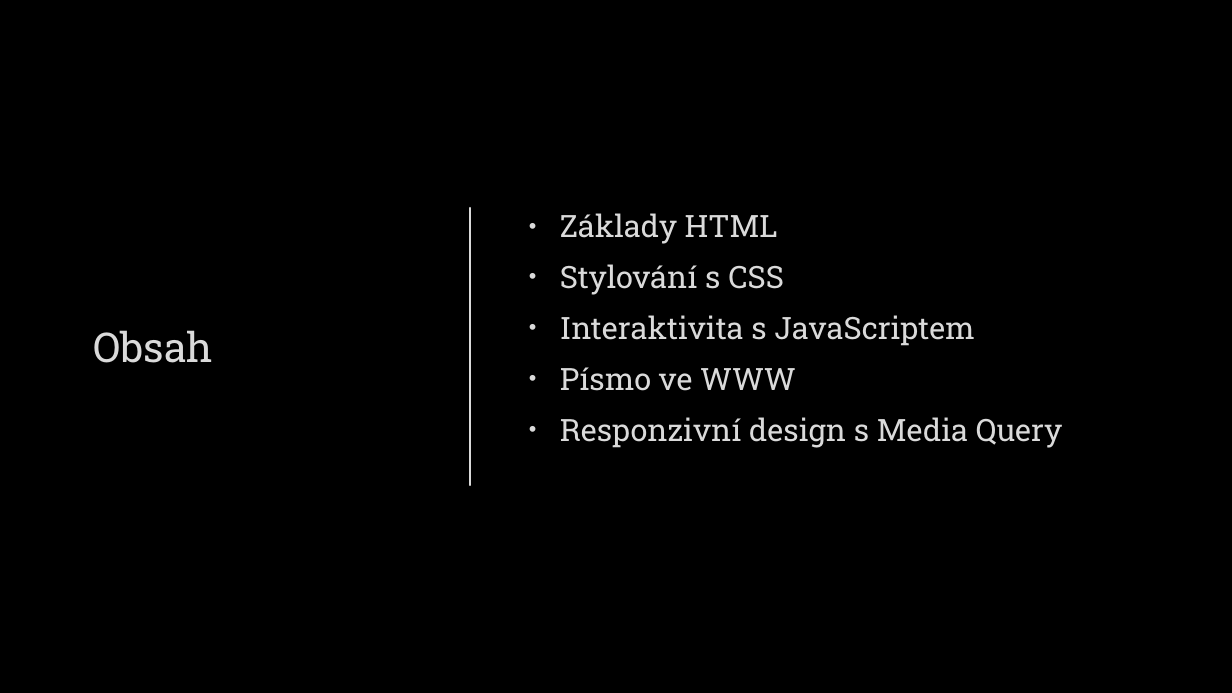
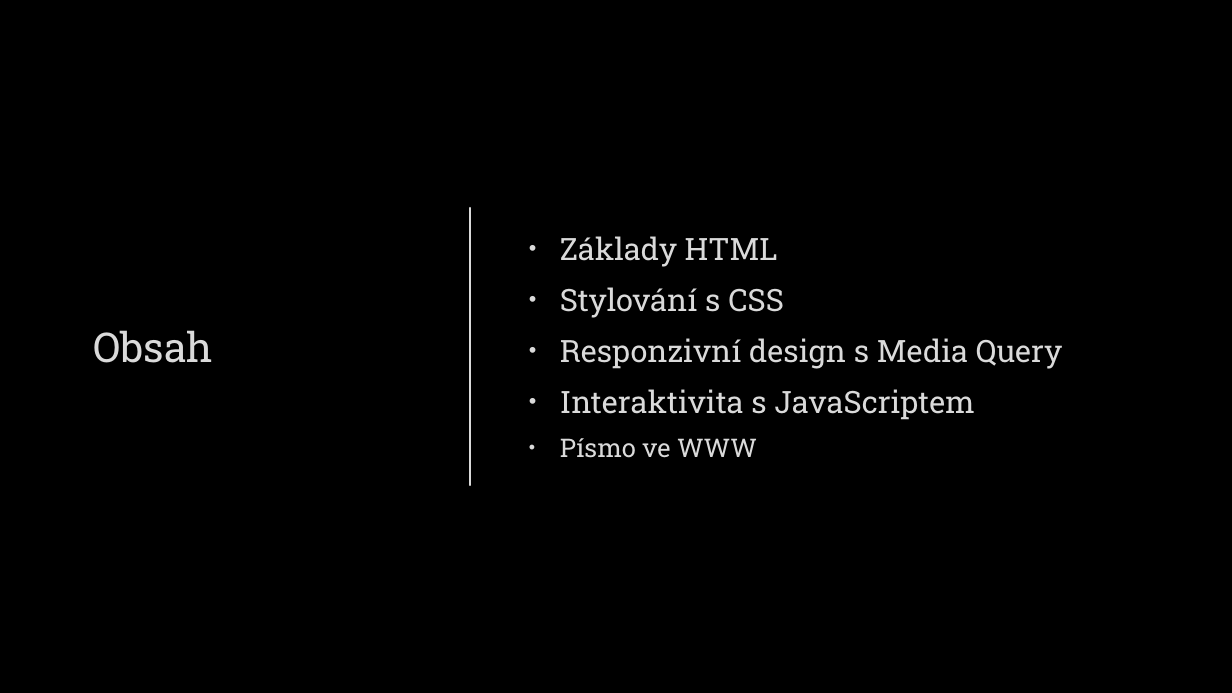
Before and after one commit to Meetsys128/kulisarnaUltra, a slide deck: slide 2 of NavrhWEB.pptx. Drawn at 1232x693 pixels with LibreOffice and Linux fonts; fonts in the diff are those of the drawing; background and template pictures are left out. Boxes give left, top, right and bottom in pixels: in the first picture for what was removed or moved away, otherwise in the second. Text is boxed around its words. In the diff, an @@ line names an element or a change of style, - is before the commit and + after.

Commit message:
moved 'media query' to be after css and before js, as it is part of css added '<img>' tag next to '<audio>' and '<video>' tags what does písmo ve www even mean?

```diff
--- a/NavrhWEB.pptx
+++ b/NavrhWEB.pptx
@@ text at (560, 338, 1062, 369): paragraph added @@
+• Responzivní design s Media Query
@@ text at (560, 417, 1062, 448): paragraph removed @@
-• Responzivní design s Media Query
@@ text at (560, 438, 757, 458): size 24 to 20 pt in "Písmo ve WWW" @@
```
Also in this commit, not shown: 1 other slide changed, 1 slide added.
